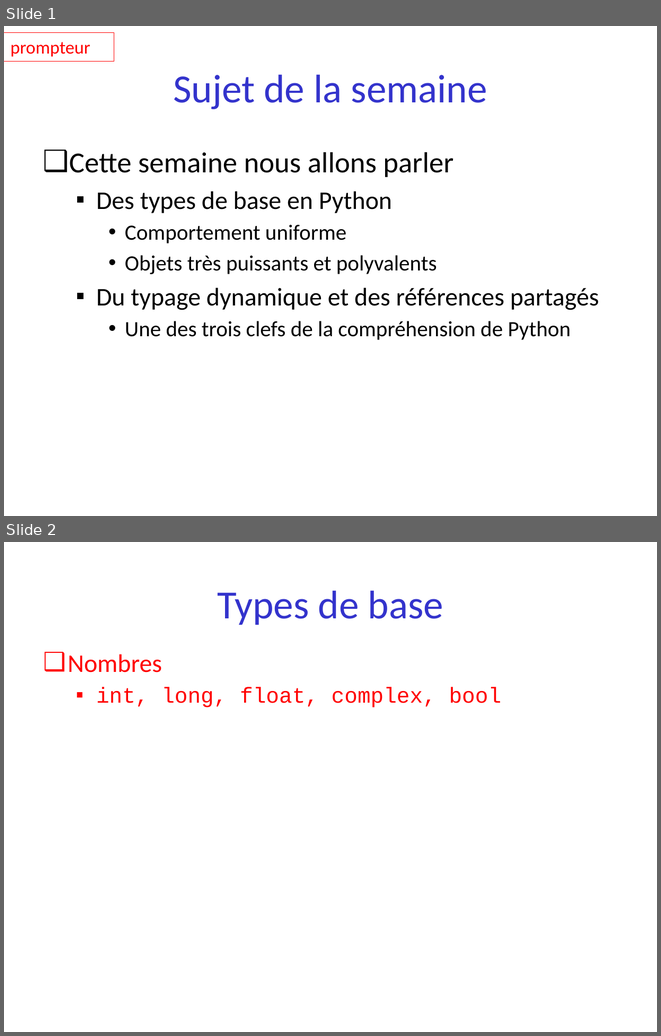
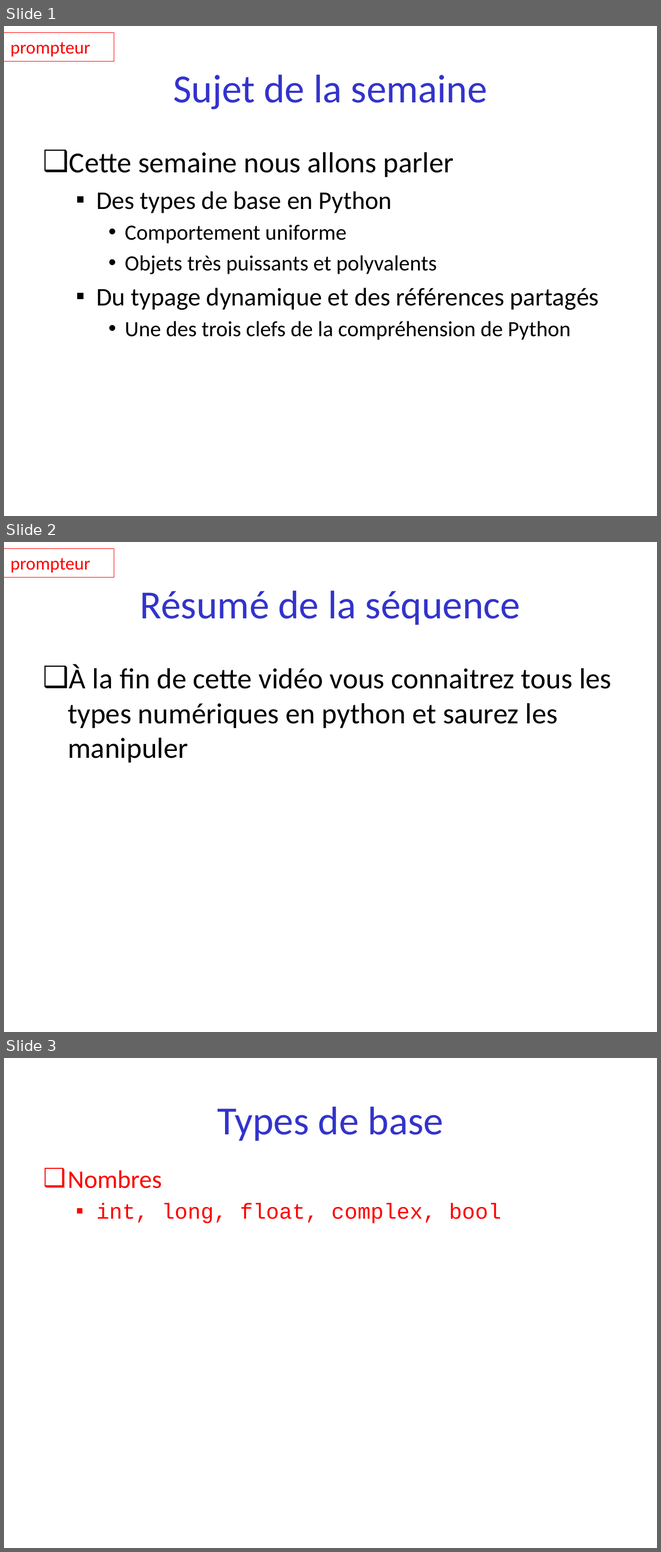
Before and after one commit to parmentelat/flotpython-archive, a slide deck: semaine2/semaine2-1.pptx. Shown one above the other, each under a label of ours: slides 1 and 2 before the commit, slides 1, 2 and 3 after it. The pictures are 661x1036 and 661x1552 pixels, drawn with LibreOffice and Linux fonts; fonts in the diff are those of the drawing. Boxes give left, top, right and bottom in pixels: in the first picture for what was removed or moved away, otherwise in the second. Text is boxed around its words. In the diff, an @@ line names an element or a change of style, - is before the commit and + after.

```diff
--- a/semaine2/semaine2-1.pptx
+++ b/semaine2/semaine2-1.pptx
@@ slide 2 added at box(4, 542, 657, 1032), background #FFFFFF @@
@@ rectangle added at box(4, 548, 114, 578), outline #FF0000 0.75 pt, 20 pt, text #FF0000 @@
+prompteur
@@ title added at box(140, 590, 520, 625), 44 pt, text #3333CC @@
+Résumé de la séquence
@@ text added at box(68, 664, 611, 762), 32 pt, text #000000 @@
+❑ À la fin de cette vidéo vous connaitrez tous les types numériques en python et saurez les manipuler
@@ what was slide 2 is now slide 3 @@
```
Also in this commit, not shown: 4 slides removed, 3 other files.
